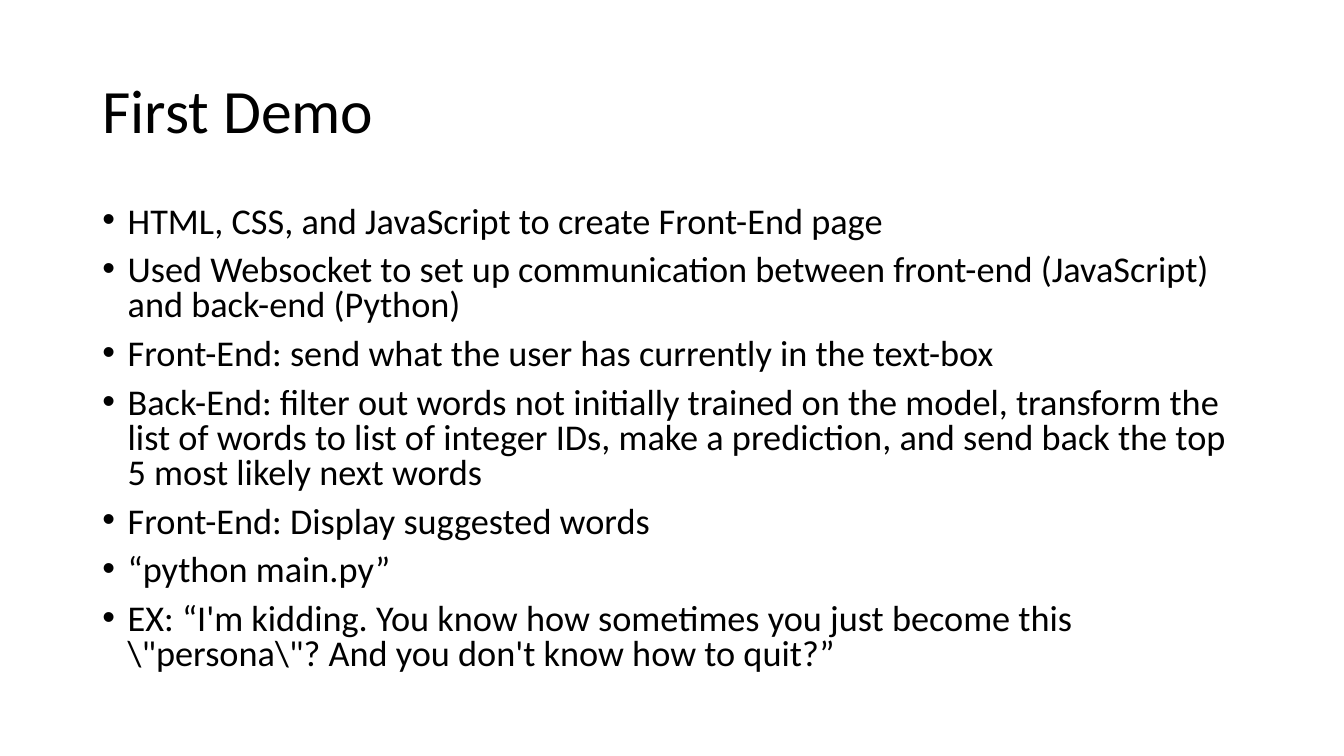
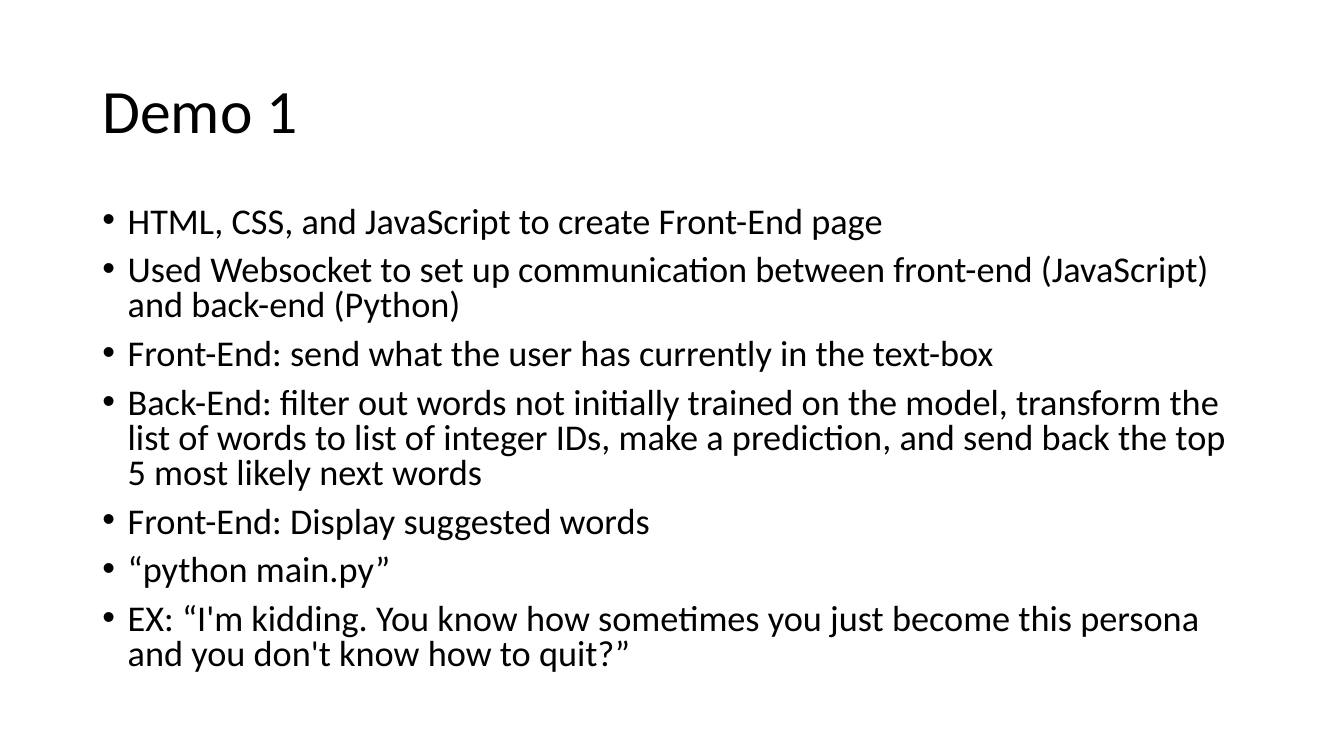
Before and after one commit to rwickman/Word-Suggestion, a slide deck: slide 10 of slides/Word Suggestion Slides.pptx. Drawn at 1344x756 pixels with LibreOffice and Linux fonts; fonts in the diff are those of the drawing. Boxes give left, top, right and bottom in pixels: in the first picture for what was removed or moved away, otherwise in the second. Text is boxed around its words. In the diff, an @@ line names an element or a change of style, - is before the commit and + after.

```diff
--- a/slides/Word Suggestion Slides.pptx
+++ b/slides/Word Suggestion Slides.pptx
@@ title at [102, 93, 297, 134]: text changed @@
-First Demo
+Demo 1
@@ text at [128, 605, 1199, 672]: text changed @@
-• EX: “I'm kidding. You know how sometimes you just become this \"persona\"? And you don't know how to quit?”
+• EX: “I'm kidding. You know how sometimes you just become this persona and you don't know how to quit?”
```
Also in this commit, not shown: 11 other slides changed, 1 other file.
